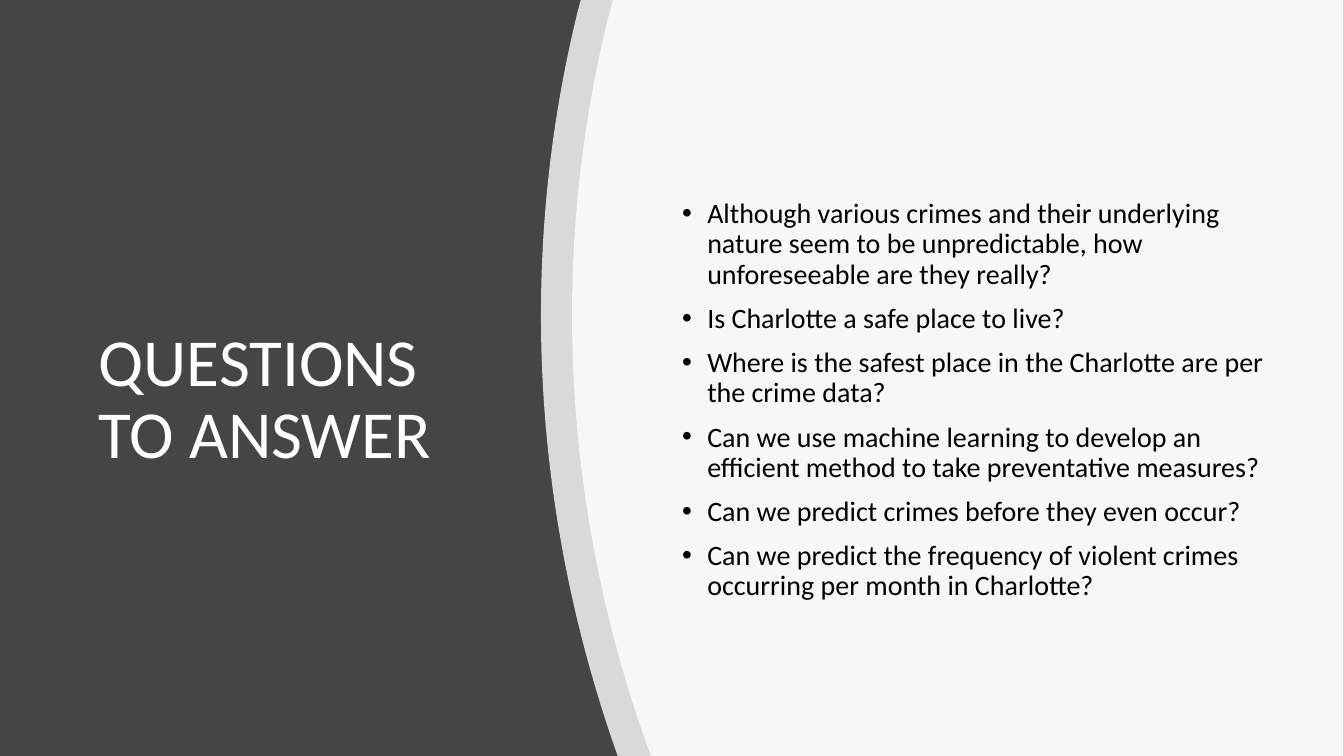
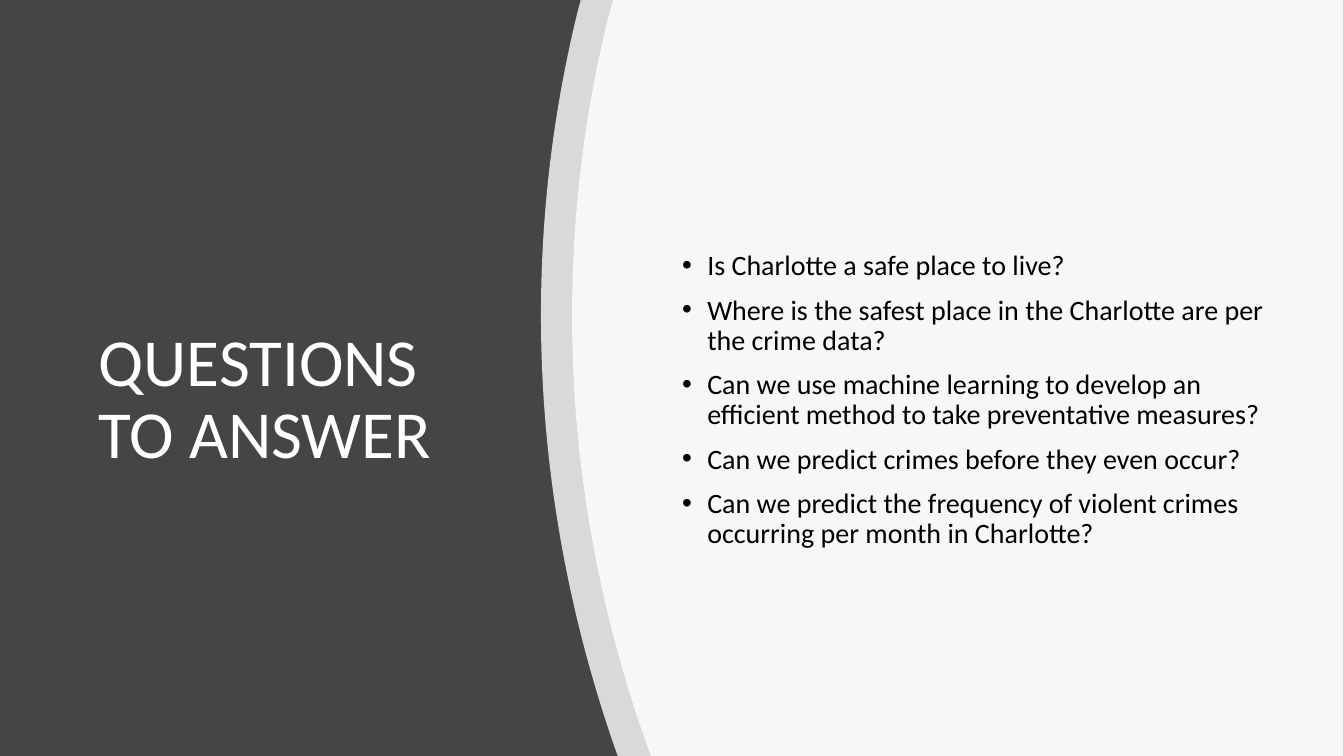
Before and after one commit to Kcav18/Final_Project, a slide deck: slide 3 of Final Presentation.pptx. Drawn at 1344x756 pixels with LibreOffice and Linux fonts; fonts in the diff are those of the drawing. Boxes give left, top, right and bottom in pixels: in the first picture for what was removed or moved away, otherwise in the second. Text is boxed around its words. In the diff, an @@ line names an element or a change of style, - is before the commit and + after.

Commit message:
a few last minute edits.

```diff
--- a/Final Presentation.pptx
+++ b/Final Presentation.pptx
@@ text at (707, 203, 1219, 289): paragraph removed @@
-• Although various crimes and their underlying nature seem to be unpredictable, how unforeseeable are they really?
```
